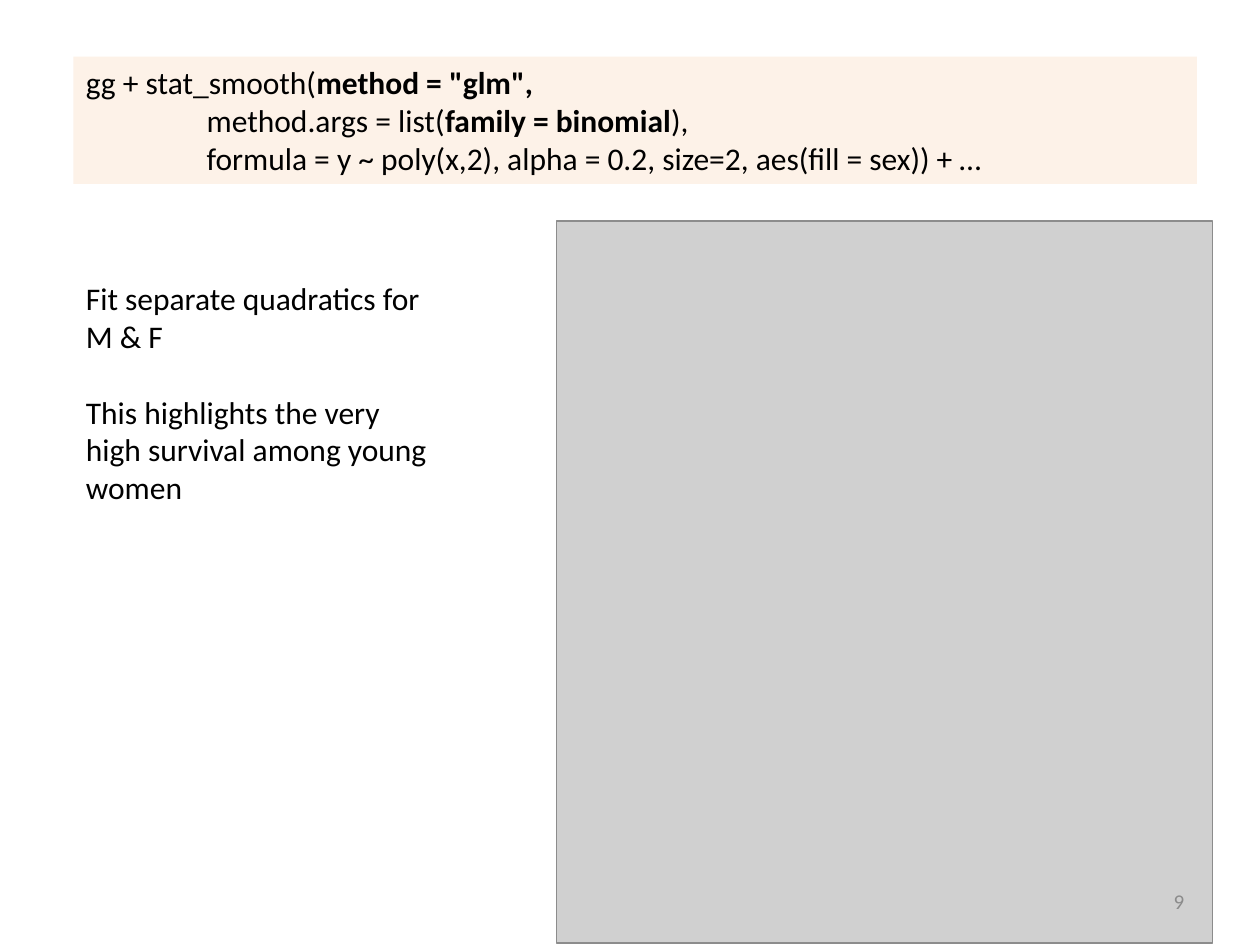
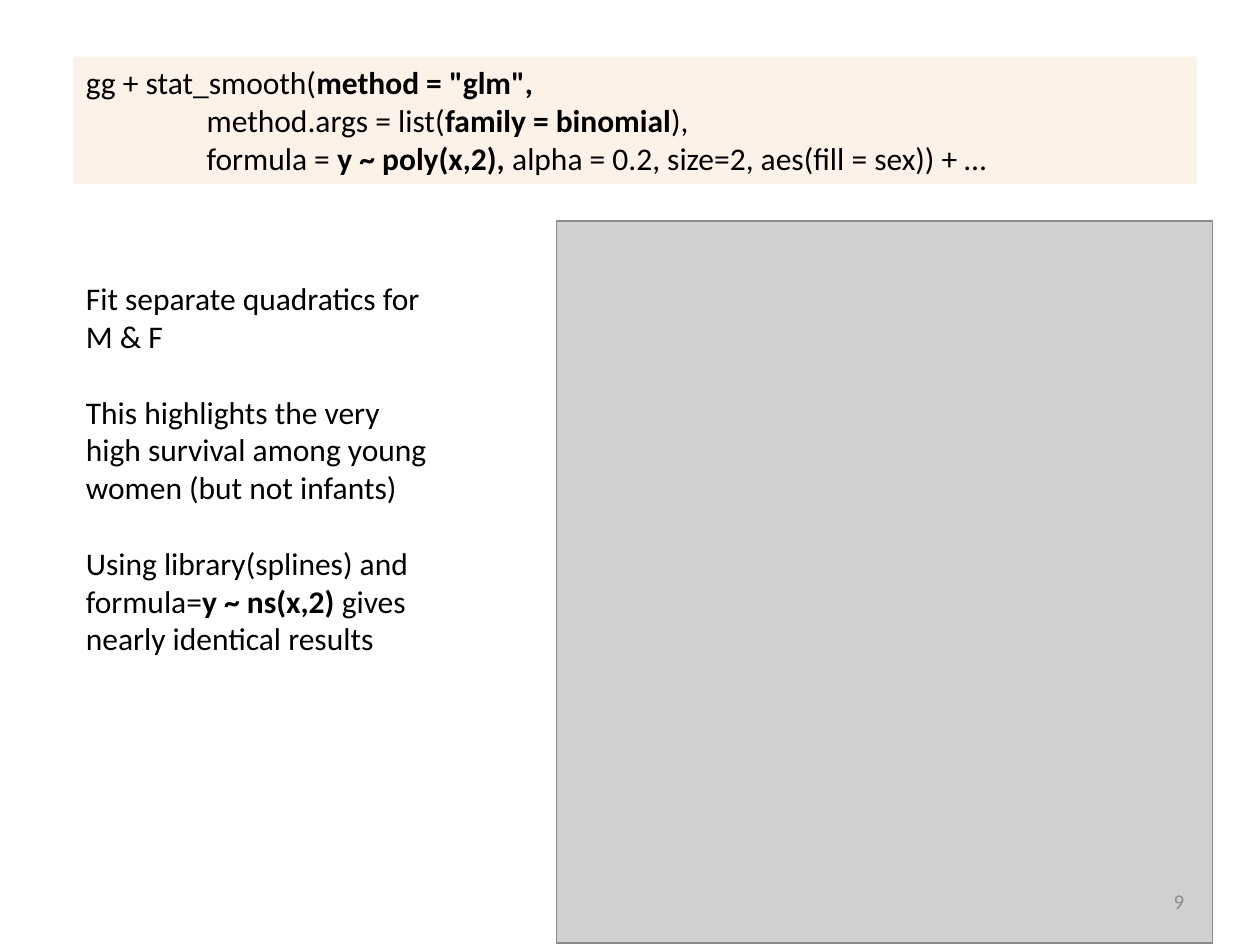
Before and after one commit to friendly/psy6136, a slide deck: slide 9 of lectures/07-logistic2.pptx. Drawn at 1260x945 pixels with LibreOffice and Linux fonts; fonts in the diff are those of the drawing; grey boxes stand for pictures. Boxes give left, top, right and bottom in pixels: in the first picture for what was removed or moved away, otherwise in the second. Text is boxed around its words. In the diff, an @@ line names an element or a change of style, - is before the commit and + after.

```diff
--- a/lectures/07-logistic2.pptx
+++ b/lectures/07-logistic2.pptx
@@ text in rectangle at [207,147,934,175]: bold on in "y ~ poly(x,2)," @@
@@ text at [86,402,426,655]: text changed @@
-This highlights the very high survival among young women
+This highlights the very high survival among young women (but not infants)
+Using library(splines) and formula=y ~ ns(x,2) gives nearly identical results
```
Also in this commit, not shown: 23 other slides changed, 1 slide added, 1 slide removed, 7 other files.
